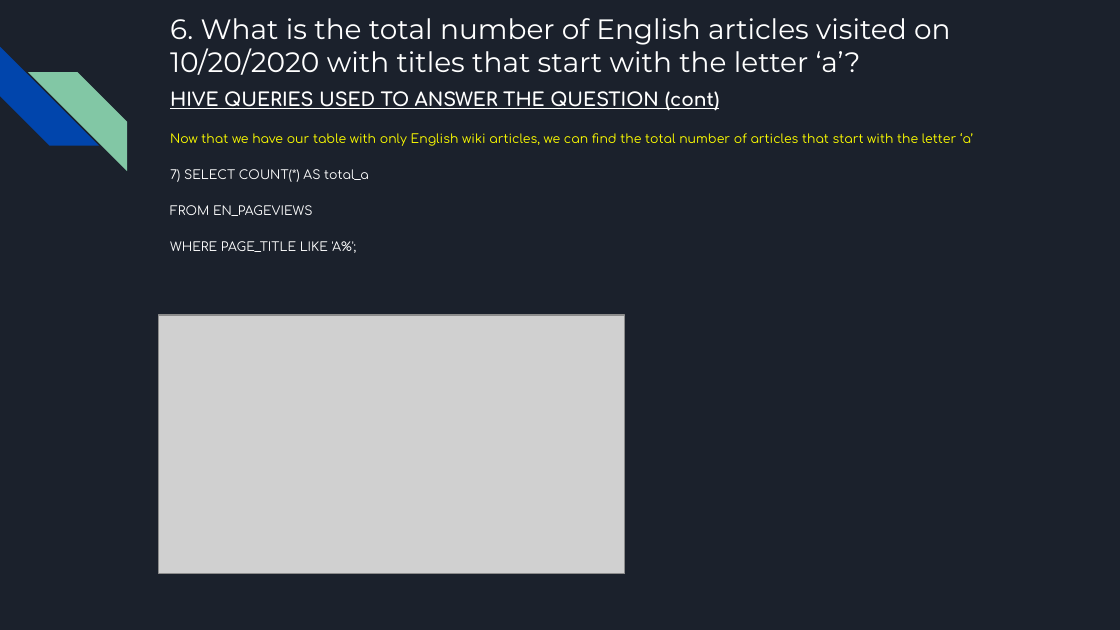
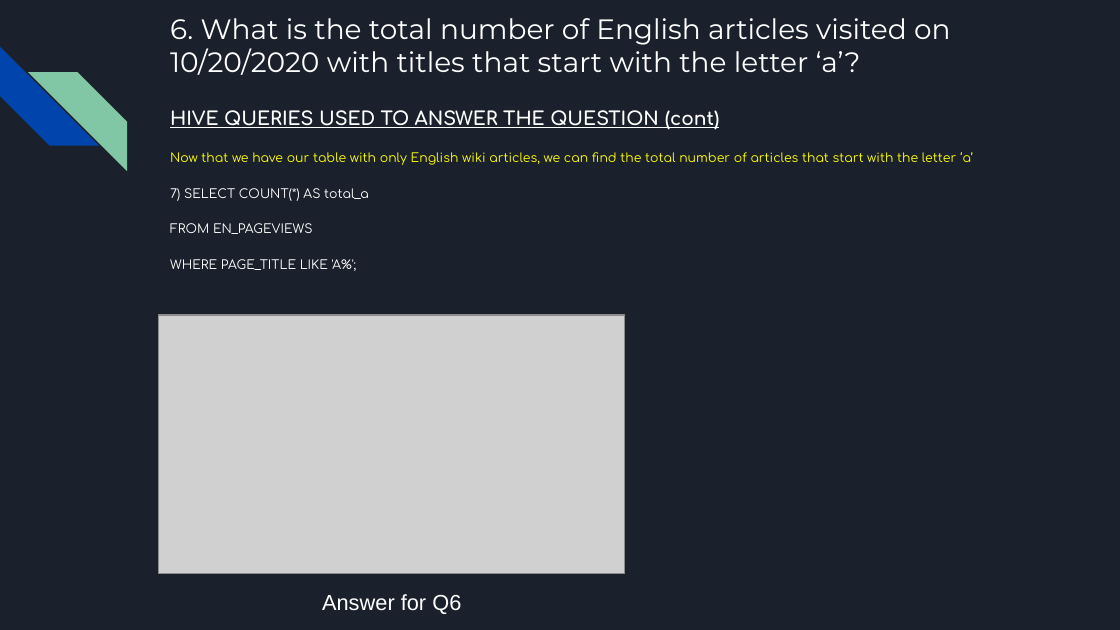
Before and after one commit to AlanLiang1/Project_1, a slide deck: slide 23 of P1 Presentation.pptx (slide 17 before the commit). Drawn at 1120x630 pixels with LibreOffice and Linux fonts; fonts in the diff are those of the drawing; grey boxes stand for pictures. Boxes give left, top, right and bottom in pixels: in the first picture for what was removed or moved away, otherwise in the second. Text is boxed around its words. In the diff, an @@ line names an element or a change of style, - is before the commit and + after.

```diff
--- a/P1 Presentation.pptx
+++ b/P1 Presentation.pptx
@@ text "HIVE QUERIES USED TO ANSWER ...": place and size @@
-text "HIVE QUERIES USED TO ANSWER ..." at [170, 91, 973, 253]
+text "HIVE QUERIES USED TO ANSWER ..." at [170, 110, 973, 271]
@@ text added at [322, 594, 461, 614], 14 pt, text #FFFFFF @@
+Answer for Q6
```
Also in this commit, not shown: 14 other slides changed, 6 slides added, 1 other file.
